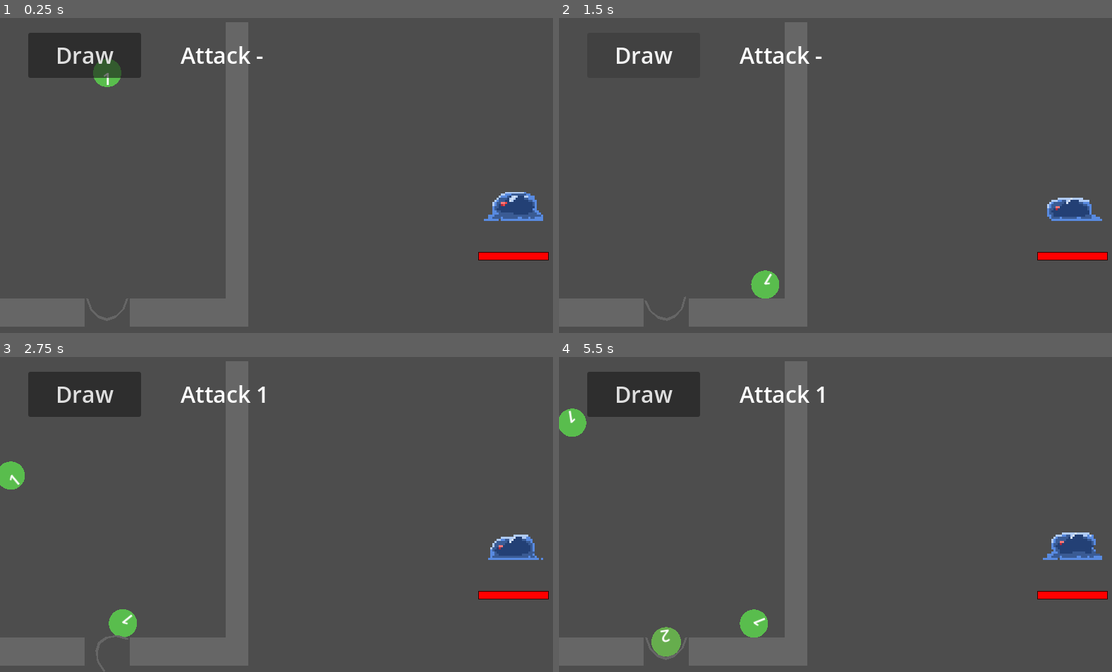
Above: before the commit, frames 1-4 (two rows, left to right).
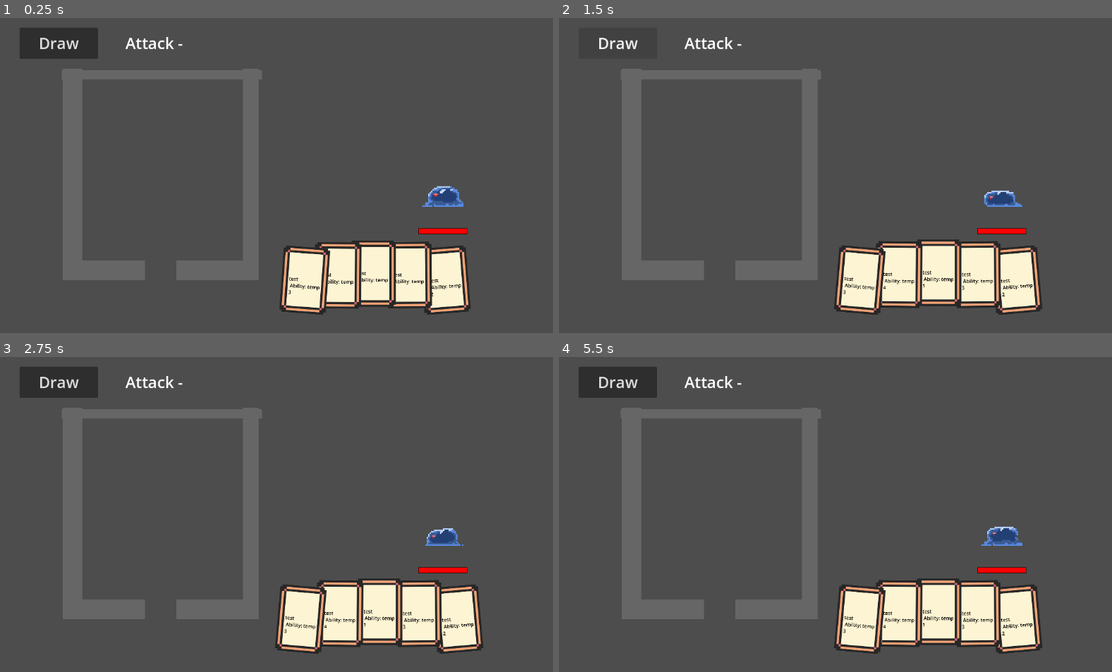
Above: after the commit, the same moments.

Repository: nmh6063-star/GameDesign-FinalProject
Game: Godot game, scene res://scenes/main.tscn
Two runs of this game, one before a commit and one after it. Both use one fixed random seed, a clock stepped at 60 frames per second and the inputs below.
Inputs (mouse positions are in pixels of both pictures, inside the frame that each line leads up to):
- Up to frame 1 (0.25 s): no input
- Up to frame 2 (1.5 s): move the mouse to (962, 159) at 0.52 s; hold D (right) 0.53-1.25 s; tap Space (space) at 0.6 s; click (962, 159) at 0.8 s; click "Draw" at 1.25 s
- Up to frame 3 (2.75 s): move the mouse to (171, 530) at 2.02 s; hold A (left) from 2.03 s (still down); click (171, 530) at 2.1 s; tap Space (space) at 2.3 s
- Up to frame 4 (5.5 s): move the mouse to (896, 445) at 2.77 s; release A (left) at 2.78 s; hold D (right) 2.78-4.28 s; tap Space (space) at 2.85, 3.8, 4.35, 5.3 s; click (896, 445) at 3.05 s; move the mouse to (813, 577) at 3.52 s; click (813, 577) at 3.6 s; move the mouse to (1012, 561) at 4.27 s; hold A (left) from 4.28 s (still down); click (1012, 561) at 4.55 s; move the mouse to (669, 467) at 5.02 s; click (669, 467) at 5.1 s

The runs differ from the first frame. In frame 1, 23% of the frame differs, in the area x 0-100%, y 1-98%; in frame 2, 21%; in frame 3, 23%; in frame 4, 24%.

Commit message:
Card functions

Diff:
--- /dev/null
+++ b/card.gd
@@ -0,0 +1,43 @@
+extends StaticBody2D
+
+const shuffleSpeed = 10.0
+const rotSpeed = 10.0
+var targetPos = Vector2.ZERO
+var targetRot = 0.0
+var sizeMulti = 1.25
+@onready var baseScale = get_node("Sprite2D").scale
+var scaleSpeed = 10.0
+var hover = false
+var raisedY = Vector2.ZERO
+var index = 0
+var details = null
+
+func _physics_process(delta: float) -> void:
+	self.position = self.position.lerp(targetPos + raisedY, delta * shuffleSpeed)
+	self.rotation = lerp_angle(self.rotation, targetRot * PI / 180, delta * rotSpeed)
+	if hover:
+		self.z_index = 999
+		raisedY = Vector2(0.0, -20.0)
+		get_node("Sprite2D").scale = get_node("Sprite2D").scale.lerp(baseScale * sizeMulti, delta * scaleSpeed)
+	else:
+		self.z_index = 0
+		raisedY = Vector2.ZERO
+		get_node("Sprite2D").scale = get_node("Sprite2D").scale.lerp(baseScale, delta * scaleSpeed)
+
+	var mousePos = get_global_mouse_position()
+	var space_state = get_world_2d().direct_space_state
+	var parameters = PhysicsPointQueryParameters2D.new()
+	parameters.position = mousePos
+	parameters.collide_with_areas = true
+	parameters.collide_with_bodies = false
+	var result = space_state.intersect_point(parameters)
+	var colliders = []
+	for i in range(result.size()):
+		colliders.append(result[i].collider)
+	if colliders.size() > 0 and colliders[0] == get_node("Area2D"):
+		hover = true
+	else:
+		hover = false
+
+	if hover and Input.is_action_just_pressed("play_card"):
+		get_parent().discard(index)
--- a/project.godot
+++ b/project.godot
@@ -19,12 +19,12 @@
 
 [autoload]
 
-Global="res://scripts/Global.gd"
+Global="*uid://bo3oxdx5uv4bg"
 
 [display]
 
-window/size/mode=3
-window/stretch/mode="2d"
+window/stretch/mode="viewport"
+window/stretch/aspect="expand"
 
 [global]
 
@@ -206,6 +206,11 @@
 , Object(InputEventJoypadButton,"resource_local_to_scene":false,"resource_name":"","device":0,"button_index":2,"pressure":0.0,"pressed":false,"script":null)
 ]
 }
+play_card={
+"deadzone": 0.2,
+"events": [Object(InputEventMouseButton,"resource_local_to_scene":false,"resource_name":"","device":-1,"window_id":0,"alt_pressed":false,"shift_pressed":false,"ctrl_pressed":false,"meta_pressed":false,"button_mask":0,"position":Vector2(0, 0),"global_position":Vector2(0, 0),"factor":1.0,"button_index":1,"canceled":false,"pressed":false,"double_click":false,"script":null)
+]
+}
 
 [physics]
 
--- /dev/null
+++ b/scenes/card.tscn
@@ -0,0 +1,31 @@
+[gd_scene format=3 uid="uid://dx4o74gb1vkls"]
+
+[ext_resource type="Script" uid="uid://lv3dydsm70w4" path="res://card.gd" id="1_6u4wf"]
+[ext_resource type="Texture2D" uid="uid://u6l4n4vn83tn" path="res://assets/cardThing.png" id="1_d81rb"]
+
+[sub_resource type="RectangleShape2D" id="RectangleShape2D_tefeu"]
+size = Vector2(480, 679.99994)
+
+[node name="Card" type="StaticBody2D" unique_id=1364125414]
+scale = Vector2(0.2, 0.2)
+script = ExtResource("1_6u4wf")
+
+[node name="Sprite2D" type="Sprite2D" parent="." unique_id=699973711]
+texture = ExtResource("1_d81rb")
+
+[node name="RichTextLabel" type="RichTextLabel" parent="Sprite2D" unique_id=24366303]
+modulate = Color(0, 0, 0, 1)
+offset_left = -159.99998
+offset_top = -40.00001
+offset_right = 159.99998
+offset_bottom = 239.99995
+theme_override_font_sizes/normal_font_size = 50
+text = "Test"
+
+[node name="Area2D" type="Area2D" parent="." unique_id=180278618]
+position = Vector2(0, 4.999999)
+scale = Vector2(0.99999964, 0.99999964)
+
+[node name="CollisionShape2D" type="CollisionShape2D" parent="Area2D" unique_id=734854945]
+position = Vector2(0, 4.7683716e-07)
+shape = SubResource("RectangleShape2D_tefeu")
--- a/scenes/main.tscn
+++ b/scenes/main.tscn
@@ -5,6 +5,7 @@
 [ext_resource type="Script" uid="uid://cporlap5pcio6" path="res://scripts/box_out.gd" id="3_boxout"]
 [ext_resource type="Texture2D" uid="uid://c705s3lh6osjc" path="res://assets/slime-Sheet.png" id="3_sugp2"]
 [ext_resource type="Script" uid="uid://c84djf6lsmrg3" path="res://scripts/enemy.gd" id="4_enemy"]
+[ext_resource type="Script" uid="uid://p3wyp646yn4m" path="res://scripts/card_manager.gd" id="6_o6xl0"]
 
 [sub_resource type="GDScript" id="GDScript_0wfyh"]
 script/source = "extends Node2D
@@ -12,6 +13,7 @@
 @onready var template_ball := $Ball
 @onready var attack_label := $UI/AttackLabel
 @onready var box_out := $BoxOut
+@onready var game_manager := $GameManager
 
 var spawn_position: Vector2
 var current_attack_level: int = 0
@@ -26,12 +28,15 @@
 	box_out.rotate_cup()
 
 func _on_ball_dropped() -> void:
+	get_tree().create_timer(1.0).timeout.connect(game_manager._card_play_toggle)
 	get_tree().create_timer(1.0).timeout.connect(spawn_ball)
 
 func spawn_ball() -> void:
 	var b := template_ball.duplicate()
+	Global.ballInPlay = b
 	b.position = spawn_position
-	b.set_up = true
+	b.set_up = false
+	b.visible = false
 	b.gravity_scale = 0.0
 	b.level = 1
 	b.dropped.connect(_on_ball_dropped)
@@ -48,6 +53,9 @@
 
 [sub_resource type="CircleShape2D" id="CircleShape2D_o5qli"]
 
+[sub_resource type="RectangleShape2D" id="RectangleShape2D_tbgi4"]
+size = Vector2(133.33333, 3.1999998)
+
 [sub_resource type="AtlasTexture" id="AtlasTexture_jyhfs"]
 atlas = ExtResource("3_sugp2")
 region = Rect2(0, 25, 32, 25)
@@ -213,6 +221,15 @@
 "speed": 5.0
 }]
 
+[sub_resource type="Curve" id="Curve_o6xl0"]
+_data = [Vector2(0, 0), 0.0, 4.0, 0, 0, Vector2(0.49999997, 1), 0.0, 0.0, 0, 0, Vector2(1, 0), -4.0, 0.0, 0, 0]
+point_count = 3
+
+[sub_resource type="Curve" id="Curve_tipki"]
+_limits = [-1.0, 1.0, 0.0, 1.0]
+_data = [Vector2(0, -1), 0.0, 6.0, 0, 0, Vector2(0.4950249, 0.00042247772), 0.0, 0.0, 0, 0, Vector2(1, 1), 6.0, 0.0, 0, 0]
+point_count = 3
+
 [node name="Node2D" type="Node2D" unique_id=1625147204]
 position = Vector2(328, 323)
 script = SubResource("GDScript_0wfyh")
@@ -221,8 +238,11 @@
 script = ExtResource("2_gm")
 
 [node name="Ball" type="RigidBody2D" parent="." unique_id=1860811735]
+visible = false
 position = Vector2(0, -144)
 gravity_scale = 0.0
+contact_monitor = true
+max_contacts_reported = 1
 script = ExtResource("1_o5qli")
 
 [node name="CollisionShape2D" type="CollisionShape2D" parent="Ball" unique_id=186235093]
@@ -260,6 +280,18 @@
 [node name="Box" type="StaticBody2D" parent="." unique_id=953407219]
 position = Vector2(-16, 8)
 
+[node name="CollisionShape2D" type="CollisionShape2D" parent="Box" unique_id=463985912]
+position = Vector2(16, -211)
+scale = Vector2(3, 5)
+shape = SubResource("RectangleShape2D_tbgi4")
+
+[node name="box_right2" type="Polygon2D" parent="Box" unique_id=1067607692]
+position = Vector2(24, -211)
+scale = Vector2(3, 5)
+color = Color(0.4, 0.4, 0.4, 1)
+polygon = PackedVector2Array(-70.0917, -1.9414673, 66.09678, -1.9414635, 66.03542, -1.8123665, 66.13758, -1.8123665, 66.53332, 1.8151131, -70.0917, 1.7794685)
+uv = PackedVector2Array(-200, 0, -160.48761, 0, -146.41681, 0, -56.703583, 0, 0.3521576, 0, 164.01239, 0, 200, 0, 200, 40, -136.33289, 40, -200, 40)
+
 [node name="box_right" type="Polygon2D" parent="Box" unique_id=1725285406]
 position = Vector2(14, -226)
 scale = Vector2(1, 10.75)
@@ -300,15 +332,12 @@
 anchors_preset = 15
 anchor_right = 1.0
 anchor_bottom = 1.0
-offset_left = 0.0
-offset_top = 0.0
-offset_right = 0.0
-offset_bottom = 0.0
+grow_horizontal = 2
+grow_vertical = 2
 color = Color(0.2, 0, 0, 1)
 
 [node name="Fill" type="ColorRect" parent="Enemy/HealthBar" unique_id=9001003]
 layout_mode = 1
-anchors_preset = 0
 offset_left = 1.0
 offset_top = 1.0
 offset_right = 99.0
@@ -325,6 +354,7 @@
 frame_progress = 0.18569645
 
 [node name="BoxOut" type="StaticBody2D" parent="." unique_id=1591346892]
+visible = false
 position = Vector2(0, 192)
 script = ExtResource("3_boxout")
 
@@ -339,4 +369,10 @@
 scale = Vector2(0.37500003, 0.5000001)
 polygon = PackedVector2Array(-80, 0, -72, 0, -56, 32, -32, 48, 0, 56, 32, 48, 56, 32, 72, 0, 80, 0, 64, 32, 32, 56, 0, 64, -32, 56, -64, 32)
 
+[node name="CardManager" type="Node2D" parent="." unique_id=492797140]
+position = Vector2(336, 216)
+script = ExtResource("6_o6xl0")
+hand_curve = SubResource("Curve_o6xl0")
+rotation_curve = SubResource("Curve_tipki")
+
 [connection signal="pressed" from="UI/DrawButton" to="." method="_on_draw_pressed"]
--- a/scripts/Global.gd
+++ b/scripts/Global.gd
@@ -1,11 +1,7 @@
 extends Node
 
-
-# Called when the node enters the scene tree for the first time.
-func _ready() -> void:
-	pass # Replace with function body.
-
-
-# Called every frame. 'delta' is the elapsed time since the previous frame.
-func _process(delta: float) -> void:
-	pass
+var mergeTime = true
+var handSize = 5
+var currentHand = []
+var cardInPlay = null
+@onready var ballInPlay = get_node("/root/Node2D/Ball")
--- a/scripts/ball.gd
+++ b/scripts/ball.gd
@@ -2,15 +2,20 @@
 
 signal dropped
 
-var set_up: bool = true
+var set_up: bool = false
 var move_speed: float = 200.0
 var direction: int = 0
 var level: int = 1
+var reset = false
 
 const LABEL_FONT_SIZE := 24
 
 func _radius() -> float:
-	return 20.0 + 1.0 * (level - 1)
+	var radius = 20.0
+	if !reset:
+		for i in range(1, level):
+			radius += 10.0/i
+	return radius
 
 func get_radius() -> float:
 	return _radius()
@@ -50,3 +55,8 @@
 			gravity_scale = 1.0
 			set_up = false
 			dropped.emit()
+
+func _shake():
+	var bodies = get_colliding_bodies()
+	if bodies.size() > 0:
+		apply_central_impulse(Vector2(randi_range(-1, 1), randi_range(-1, 1)) * 500.0)
--- a/scripts/box_out.gd
+++ b/scripts/box_out.gd
@@ -2,9 +2,57 @@
 
 @export var cup_angle_degrees: float = 360.0
 @export var duration: float = 2.4
+@onready var box = get_node("/root/Node2D/Box")
+var startPos
+var goPos
+var shakeCount = 10
+var shaked = shakeCount
+var balls = []
+
+func _ready() -> void:
+	startPos = box.position
+	goPos = startPos
 
 func rotate_cup() -> void:
 	var end := rotation - deg_to_rad(cup_angle_degrees)
 	var tween := create_tween()
 	tween.set_ease(Tween.EASE_IN_OUT).set_trans(Tween.TRANS_SINE)
 	tween.tween_property(self, "rotation", end, duration)
+	"""
+	Global.mergeTime = false
+	shaked = 0
+	goPos = Vector2(startPos.x + randi_range(-50, 50), startPos.y - 50.0)
+	var children = get_node("/root/Node2D").get_children()
+	balls = []
+	for child in children:
+		if child.has_method("_shake"):
+			balls.append(child)
+			child.reset = true
+			child.queue_redraw()
+			child._update_collision()
+	"""
+
+func rotater():
+	var end := rotation - deg_to_rad(cup_angle_degrees)
+	var tween := create_tween()
+	tween.set_ease(Tween.EASE_IN_OUT).set_trans(Tween.TRANS_SINE)
+	tween.tween_property(self, "rotation", end, duration)
+
+func _physics_process(delta: float) -> void:
+	if shaked < shakeCount:
+		box.position = box.position.move_toward(goPos, 1000.0 * delta)
+		if box.position.y < startPos.y - 45.0:
+			goPos = Vector2(startPos.x + randi_range(-50, 50), startPos.y + 50.0)
+			shaked += 1
+			for child in balls:
+				child._shake();
+		elif box.position.y > startPos.y + 45.0:
+			goPos = Vector2(startPos.x + randi_range(-50, 50), startPos.y - 50.0)
+			shaked += 1
+			for child in balls:
+				child._shake();
+	else:
+		if !Global.mergeTime:
+			rotater()
+		Global.mergeTime = true
+		box.position = box.position.move_toward(startPos, 500.0 * delta)
--- /dev/null
+++ b/scripts/card_manager.gd
@@ -0,0 +1,72 @@
+extends Node2D
+
+@export var hand_curve: Curve
+@export var rotation_curve: Curve
+
+@export var max_rotation_degrees := 5
+@export var x_sep := -560
+@export var y_min := 0
+@export var y_max := -15
+var hideSpeed = 10.0
+@onready var targetPos = self.position
+var deckSize = 700
+var index = 0
+var cardPlay = true
+
+func _physics_process(delta: float) -> void:
+	if cardPlay:
+		self.position = self.position.lerp(targetPos, delta * hideSpeed)
+	else:
+		self.position = self.position.lerp(targetPos + Vector2(0, 250), delta * hideSpeed)
+
+const card = preload("res://scenes/card.tscn")
+
+func draw():
+	var new_card = card.instantiate()
+	add_child(new_card)
+	var card_detail = {"name": "test", "ability": "temp", "modifier": randi_range(1, 4)}
+	new_card.get_node("Sprite2D/RichTextLabel").text = card_detail["name"] + "\n Ability: " + card_detail["ability"] + "\n" + str(card_detail.modifier)
+	new_card.details = card_detail
+	index += 1
+	Global.currentHand.append(card_detail)
+	_update_cards()
+
+func discard(index):
+	if Global.currentHand.size() < 1:
+		return
+
+	Global.currentHand.remove_at(index)
+	var child := get_child(index)
+	Global.ballInPlay.visible = true
+	Global.ballInPlay.set_up = true
+	Global.ballInPlay.level = child.details.modifier
+	child.reparent(get_tree().root)
+	child.queue_free()
+	_update_cards()
+	cardPlay = false
+
+
+
+func _update_cards():
+	var cards = Global.currentHand.size()
+	var final_x_sep := x_sep
+	var cardX = get_children()[0].get_node("Area2D/CollisionShape2D").shape.extents.x * 2.0
+	var all_cards_size = cardX * cards + x_sep * (cards-1)
+	if all_cards_size > deckSize:
+		final_x_sep = (deckSize - cardX * cards) / (cards - 1)
+		all_cards_size = deckSize
+
+	var offset = (deckSize - all_cards_size) / 2
+	for i in cards:
+		var card := get_child(i)
+		var y_multi := hand_curve.sample(1.0 / (cards-1) * i)
+		var rot_multi := rotation_curve.sample(1.0 / (cards-1) * i)
+
+		if cards == 1:
+			y_multi = 0.0
+			rot_multi = 0.0
+		var final_x: float = offset + cardX * i + final_x_sep * i
+		var final_y: float = y_min + y_max * y_multi
+		card.targetPos = Vector2(final_x, final_y)
+		card.targetRot = max_rotation_degrees * rot_multi
+		card.index = i
--- a/scripts/game_manager.gd
+++ b/scripts/game_manager.gd
@@ -2,6 +2,8 @@
 
 const MERGE_TOLERANCE := 4.0
 const DROP_OFFSET := 80.0
+
+@onready var card_manager = get_node("/root/Node2D/CardManager")
 
 func _physics_process(_delta: float) -> void:
 	var balls := get_tree().get_nodes_in_group("ball")
@@ -17,22 +19,23 @@
 		valid.append(body)
 
 	# merge logic
-	for i in valid.size():
-		var a := valid[i] as RigidBody2D
-		if not is_instance_valid(a):
-			continue
-		for j in range(i + 1, valid.size()):
-			var b := valid[j] as RigidBody2D
-			if not is_instance_valid(b):
+	if Global.mergeTime:
+		for i in valid.size():
+			var a := valid[i] as RigidBody2D
+			if not is_instance_valid(a):
 				continue
-			if a.level != b.level:
-				continue
-			var dist := a.global_position.distance_to(b.global_position)
-			var sum_r: float = a.get_radius() + b.get_radius() + MERGE_TOLERANCE
-			if dist <= sum_r:
-				a.merge_into_me()
-				b.queue_free()
-				return
+			for j in range(i + 1, valid.size()):
+				var b := valid[j] as RigidBody2D
+				if not is_instance_valid(b):
+					continue
+				if a.level != b.level:
+					continue
+				var dist := a.global_position.distance_to(b.global_position)
+				var sum_r: float = a.get_radius() + b.get_radius() + MERGE_TOLERANCE
+				if dist <= sum_r:
+					a.merge_into_me()
+					b.queue_free()
+					return
 
 	# balls that fell out below the cup
 	var box_out := get_parent().get_node_or_null("BoxOut")
@@ -51,3 +54,10 @@
 				if enemy and enemy.has_method("apply_attack"):
 					enemy.apply_attack(dmg)
 				body.queue_free()
+
+	#keep cards supplied
+	if Global.currentHand.size() < Global.handSize and card_manager.cardPlay:
+		card_manager.draw()
+
+func _card_play_toggle():
+	card_manager.cardPlay = !card_manager.cardPlay
Binary file added: assets/cardThing.png
Not shown, added: assets/cardThing.png.import
Not shown, added: card.gd.uid
Not shown, added: scripts/card_manager.gd.uid
Not shown, changed: .DS_Store
